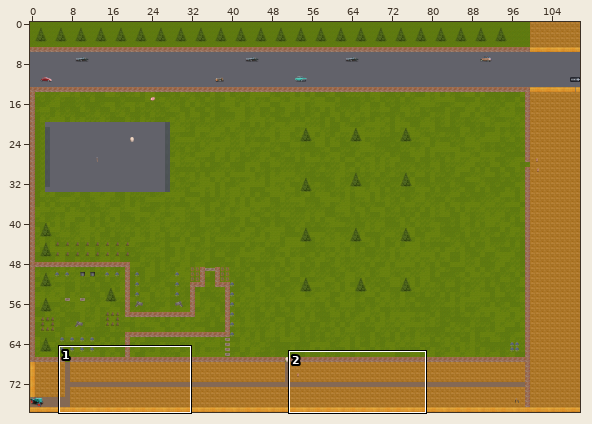
Two versions of a level (Tiled map, src/data/maps/map01.tmx). The picture above shows the old version from afar; the outline marks the close-up.
Close-up. Old version:
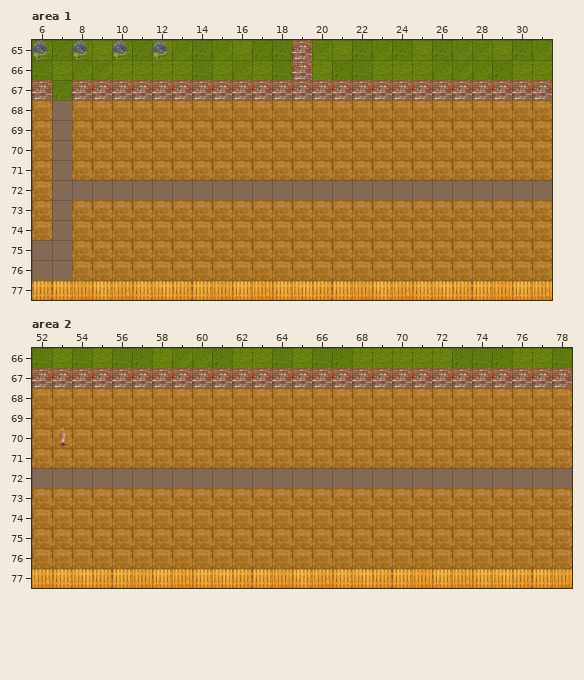
Cells are 64x64 px. Shown: area 1 x 6..31, y 65..77; area 2 x 52..78, y 66..77. The commit also changed other parts of the map, which this record leaves out.
And afterwards:
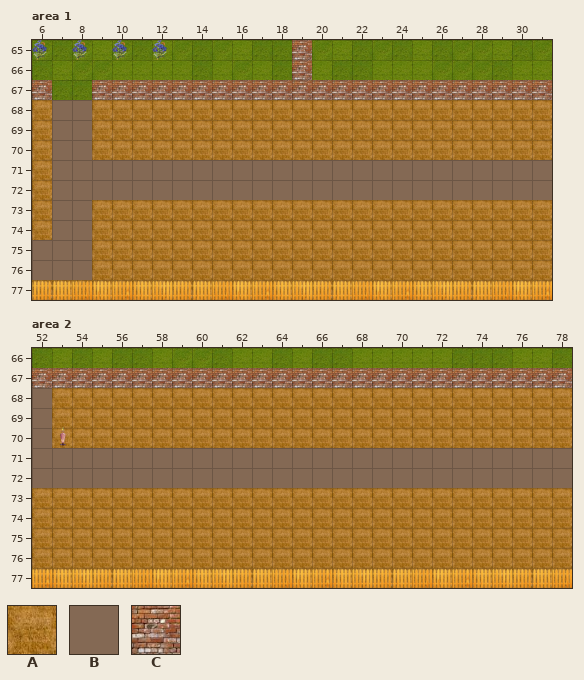
Key: from "Background": A 12 "cornfield", B 16 "dirt"; from "Walls": C 2 "wall".
_ is an empty cell.
Difference:
Layer "Ground", area 1:
The edit turns tile A into tile B in rows 68 to 70 at x 8; in row 71 at x 8 to 31; in rows 73 to 76 at x 8.
Layer "Wall", area 1:
Tile C is removed in row 67 at x 8.
Layer "Ground", area 2:
The edit turns tile A into tile B in rows 68 to 70 at x 52; in row 71 at x 52 to 78.
Where, in picture pixels (left, top, right, bottom), the same in both close-ups:
changed: (72, 80, 552, 180)
changed: (72, 200, 92, 280)
changed: (32, 388, 572, 468)
